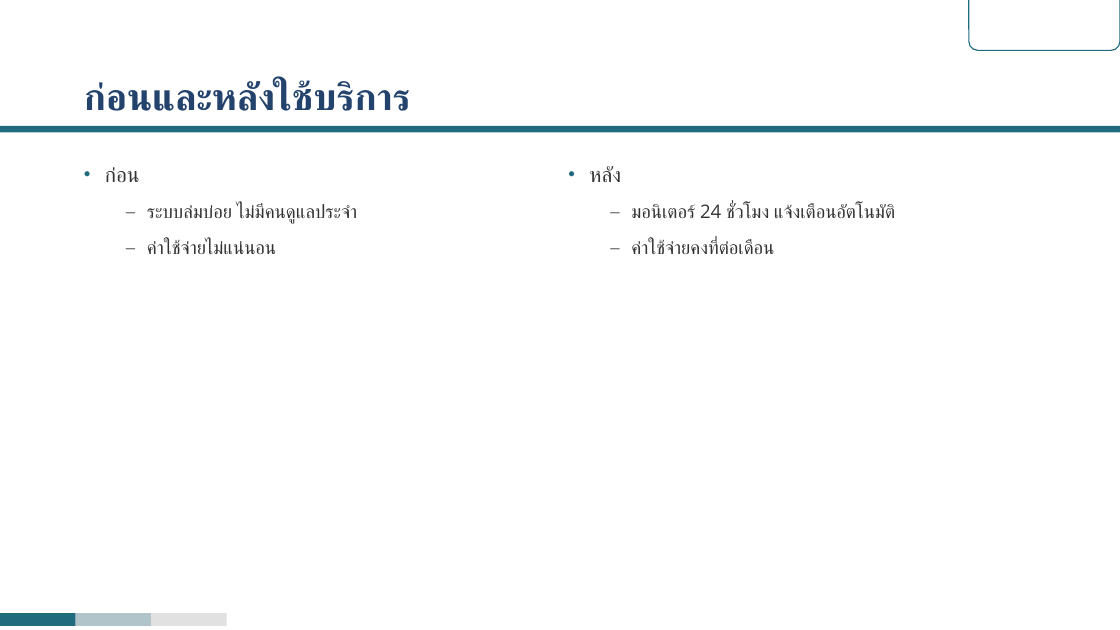
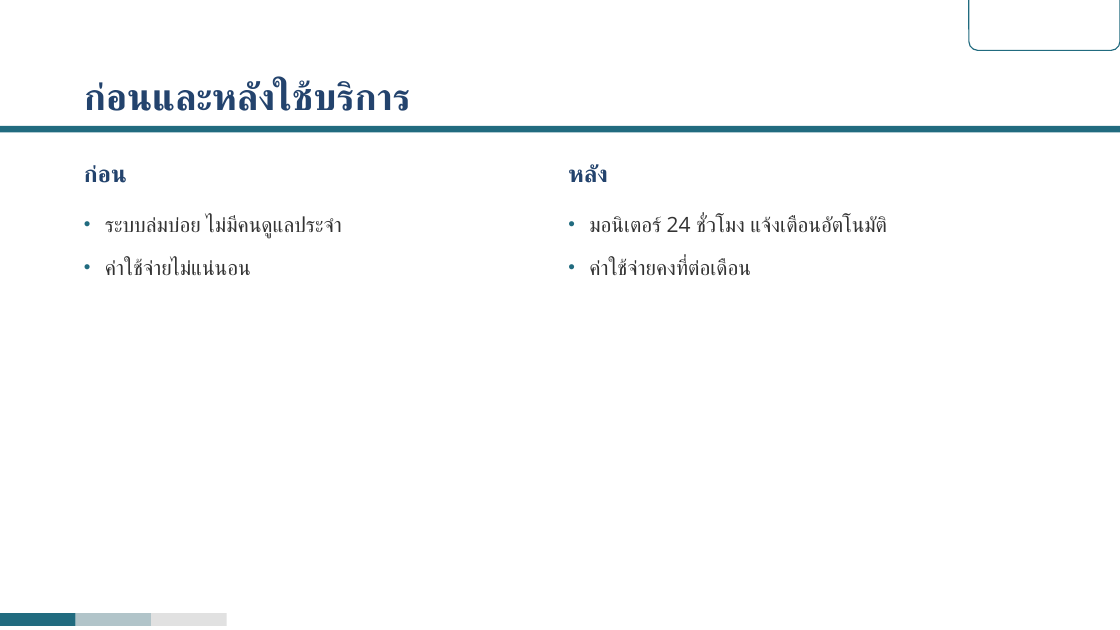
Before and after one commit to rofthanakrit-maker/nct-design-system, a slide deck: slide 7 of NCT-Slide-Template-Corp-Demo.pptx. Drawn at 1120x630 pixels with LibreOffice and Linux fonts; fonts in the diff are those of the drawing; background and template pictures are left out. Boxes give left, top, right and bottom in pixels: in the first picture for what was removed or moved away, otherwise in the second. Text is boxed around its words. In the diff, an @@ line names an element or a change of style, - is before the commit and + after.

```diff
--- a/NCT-Slide-Template-Corp-Demo.pptx
+++ b/NCT-Slide-Template-Corp-Demo.pptx
@@ text added at bbox=[84, 165, 127, 183], 20 pt, text #23436D, bold @@
+ก่อน
@@ text at bbox=[105, 167, 140, 182]: paragraph removed @@
-• ก่อน
@@ text added at bbox=[568, 164, 607, 183], 20 pt, text #23436D, bold @@
+หลัง
@@ text at bbox=[589, 166, 621, 182]: paragraph removed @@
-• หลัง
@@ text "ระบบล่มบ่อย ไม่มีคนดูแลประจำ": place and size @@
-text "ระบบล่มบ่อย ไม่มีคนดูแลประจำ" at bbox=[105, 167, 357, 254]
+text "ระบบล่มบ่อย ไม่มีคนดูแลประจำ" at bbox=[105, 216, 342, 275]
@@ text "ระบบล่มบ่อย ไม่มีคนดูแลประจำ" at bbox=[105, 216, 342, 275]: size 16 to 18 pt; bullet – to •; list level 2 to 1 in "ระบบล่มบ่อย ไม่มีคนดูแลประจำ"; bullet colour #5F5F5F to #216B7F; list level 2 to 1 in "ค่าใช้จ่ายไม่แน่นอน" @@
@@ text "มอนิเตอร์ 24 ชั่วโมง แจ้งเตือนอัตโนมัติ": place and size @@
-text "มอนิเตอร์ 24 ชั่วโมง แจ้งเตือนอัตโนมัติ" at bbox=[589, 166, 895, 254]
+text "มอนิเตอร์ 24 ชั่วโมง แจ้งเตือนอัตโนมัติ" at bbox=[589, 216, 887, 275]
@@ text "มอนิเตอร์ 24 ชั่วโมง แจ้งเตือนอัตโนมัติ" at bbox=[589, 216, 887, 275]: size 16 to 18 pt; bullet – to •; list level 2 to 1 in "มอนิเตอร์ 24 ชั่วโมง แจ้งเตือนอัตโนมัติ"; bullet colour #5F5F5F to #216B7F; list level 2 to 1 in "ค่าใช้จ่ายคงที่ต่อเดือน" @@
```
Also in this commit, not shown: 14 other files.
